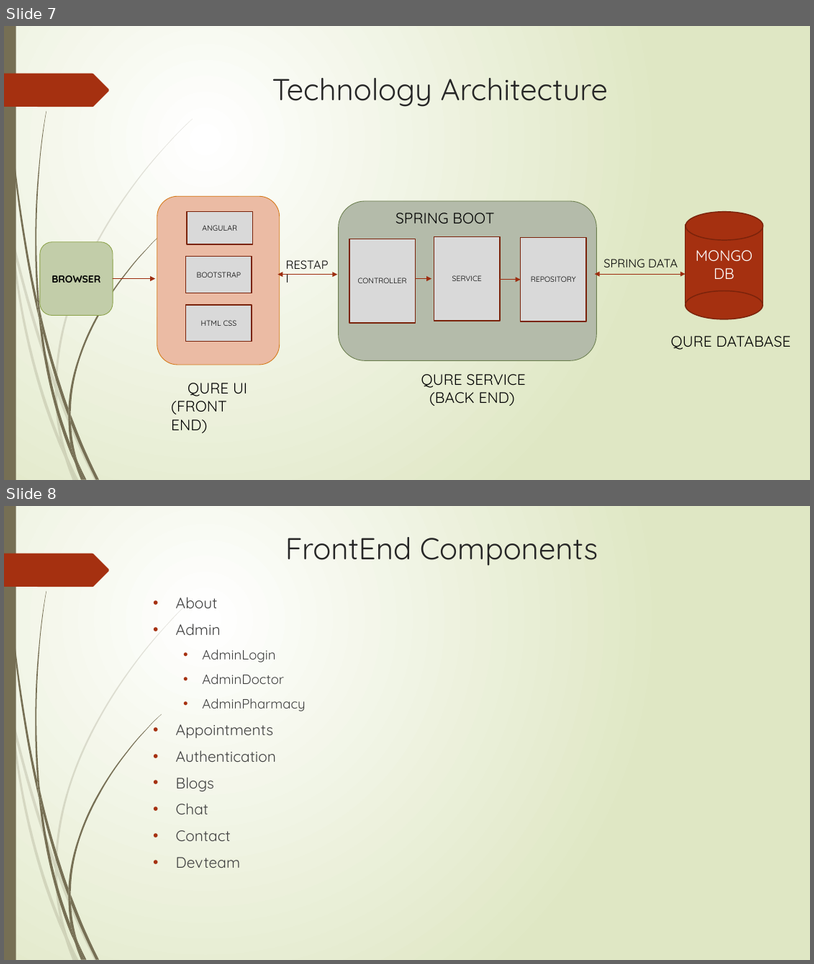
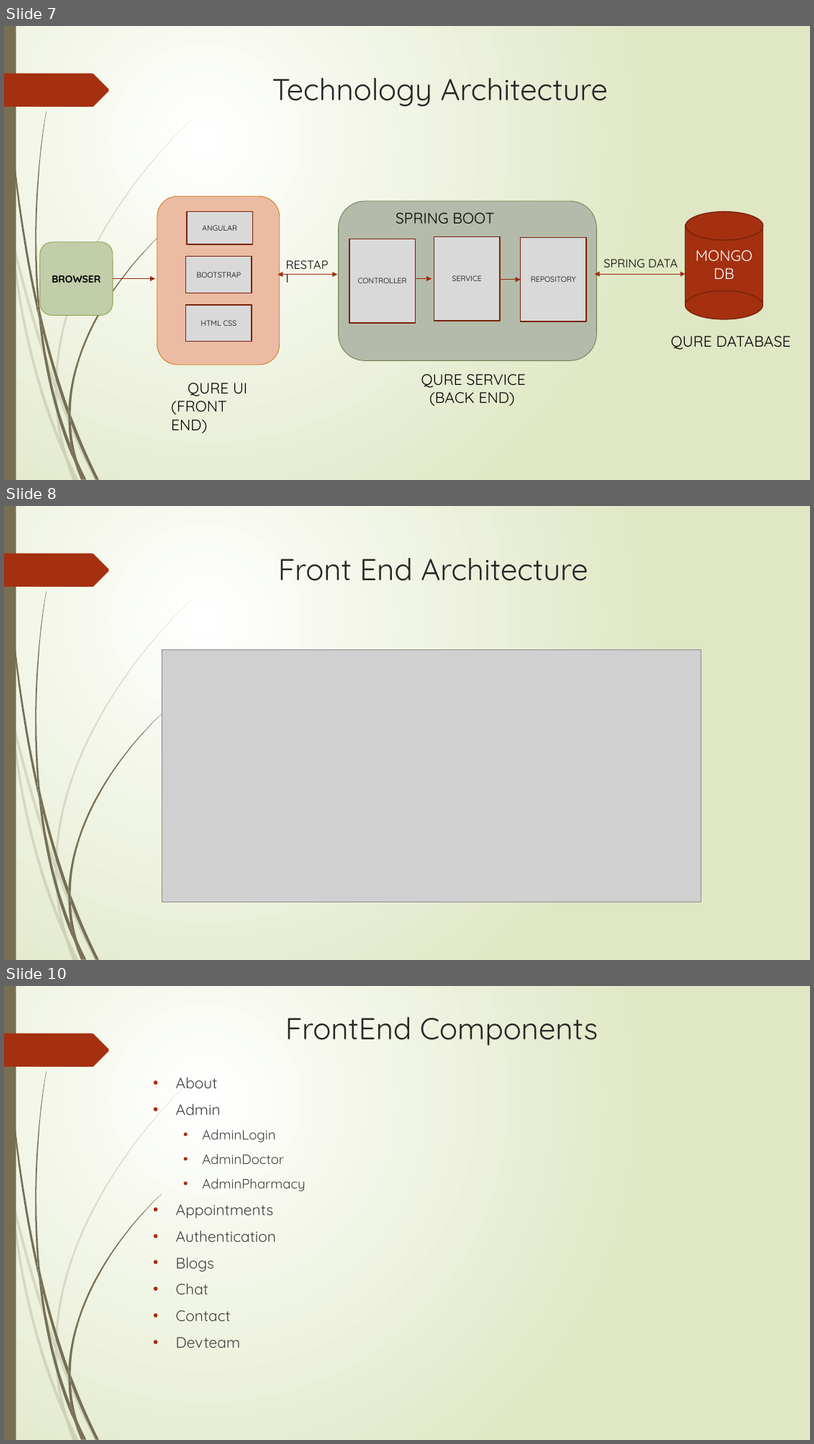
Before and after one commit to Alok0587/QURE, a slide deck: presentation/QURE PPT.pptx. Shown one above the other, each under a label of ours: slides 7 and 8 before the commit, slides 7, 8 and 10 after it; the slides between them are not shown. The pictures are 814x964 and 814x1444 pixels, drawn with LibreOffice and Linux fonts; fonts in the diff are those of the drawing; grey boxes stand for pictures. Boxes give left, top, right and bottom in pixels: in the first picture for what was removed or moved away, otherwise in the second. Text is boxed around its words. In the diff, an @@ line names an element or a change of style, - is before the commit and + after.

```diff
--- a/presentation/QURE PPT.pptx
+++ b/presentation/QURE PPT.pptx
@@ slide 8 added at [4,506,810,960], background gradient #FFFFFF to #DFE8C4; not listed: 24 template elements that a slide beside it also shows @@
@@ title added at [278,558,589,581], 36 pt, text #262626 @@
+Front End Architecture
@@ picture added at [162,650,702,902] @@
@@ what was slide 8 is now slide 10 @@
```
Also in this commit, not shown: 3 slides changed, 1 other slide added.
